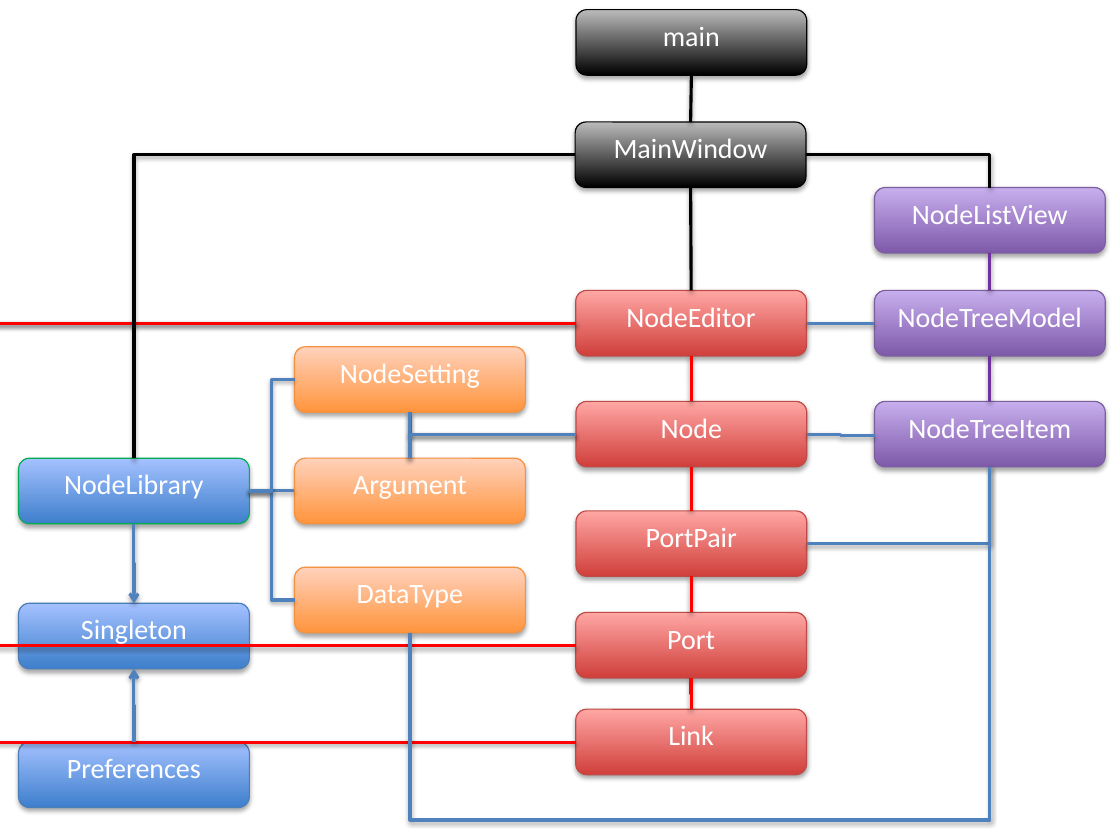
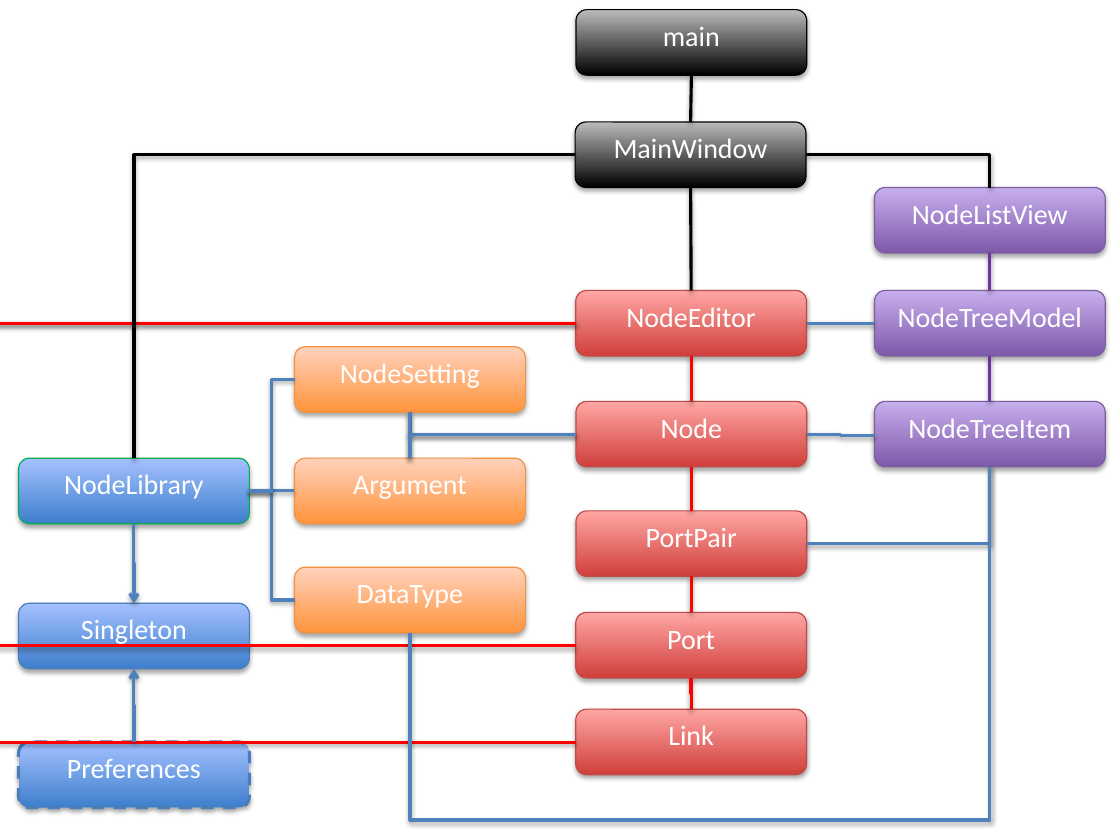
Before and after one commit to TimVanMourik/Porcupine, a slide deck: slide 1 of Documents/ClassDiagram.pptx. Drawn at 1120x840 pixels with LibreOffice and Linux fonts; fonts in the diff are those of the drawing. Boxes give left, top, right and bottom in pixels: in the first picture for what was removed or moved away, otherwise in the second. Text is boxed around its words. In the diff, an @@ line names an element or a change of style, - is before the commit and + after.

```diff
--- a/Documents/ClassDiagram.pptx
+++ b/Documents/ClassDiagram.pptx
@@ rounded rectangle "Preferences" at [19, 743, 250, 809]: outline #4B7EBC 0.75 pt to #4B7EBC 2 pt dashed @@
```
Also in this commit, not shown: 1 other file.
